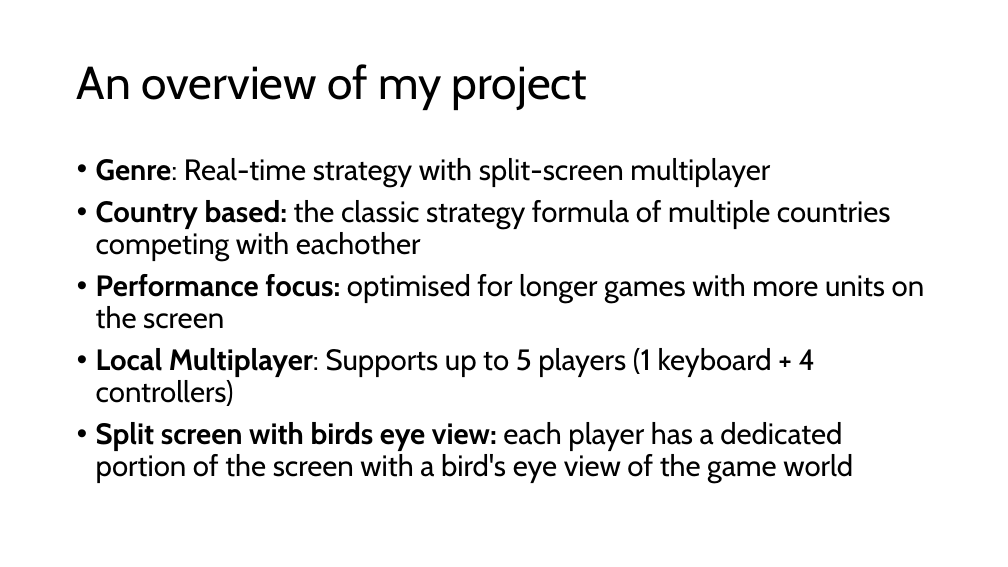
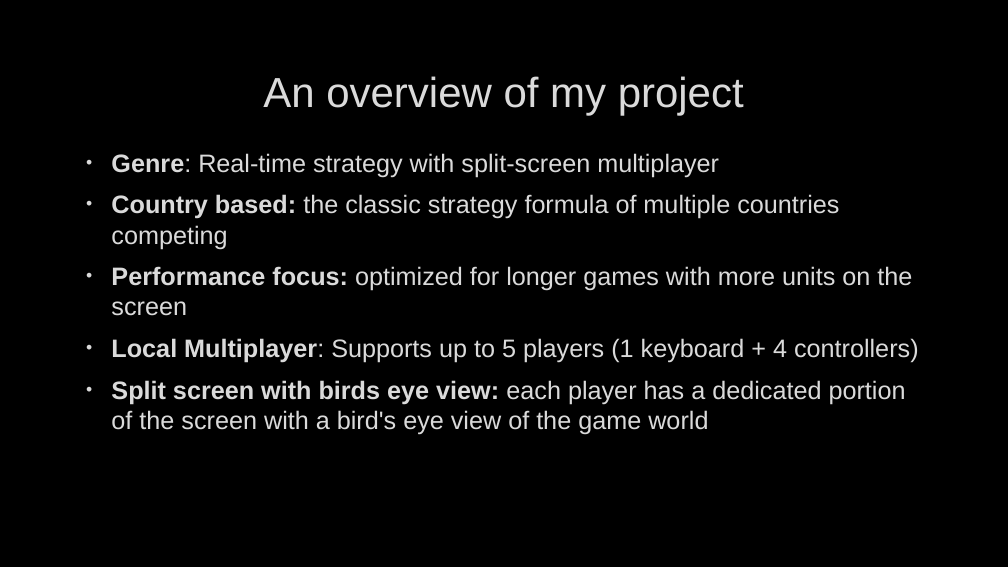
Before and after one commit to Henry-Frodsham/RTS-LCM-Game, a slide deck: slide 4 of documents/Henry Frodsham FYP.pptx (slide 3 before the commit). Drawn at 1008x567 pixels with LibreOffice and Linux fonts; fonts in the diff are those of the drawing; background and template pictures are left out. Boxes give left, top, right and bottom in pixels: in the first picture for what was removed or moved away, otherwise in the second. Text is boxed around its words. In the diff, an @@ line names an element or a change of style, - is before the commit and + after.

Commit message:
final pptx version, mouse sensitivity scaled with controller sensitivity

```diff
--- a/documents/Henry Frodsham FYP.pptx
+++ b/documents/Henry Frodsham FYP.pptx
@@ background #FFFFFF to picture (left out) @@
@@ title "An overview of my project" moved from (x1=77, y1=64, x2=587, y2=110) to (x1=263, y1=76, x2=744, y2=115) @@
@@ title "An overview of my project" at (x1=263, y1=76, x2=744, y2=115): size 44 to 40 pt, font Cabin to Arial, text colour #000000 to #DADADA, letter outline none to #404040 0.75 pt; alignment left to centre; line spacing 0.9 to 1 @@
@@ text "Genre: Real-time strategy with split-screen ..." moved from (x1=96, y1=158, x2=925, y2=483) to (x1=111, y1=153, x2=919, y2=434) @@
@@ text at (x1=111, y1=153, x2=919, y2=434): size 28 to 24 pt, font Cabin to Arial, text colour #000000 to #DADADA, letter outline none to #404040 0.75 pt in "Genre: Real-time strategy with split-screen multiplayer", "Local Multiplayer: Supports up to 5 players ...", "Split screen with birds eye view: each ..."; indent changed; line spacing 0.9 to 1 @@
@@ text at (x1=111, y1=194, x2=912, y2=316): text changed; size 28 to 24 pt; font Cabin to Arial; text colour #000000 to #DADADA @@
-• Country based: the classic strategy formula of multiple countries competing with eachother
-• Performance focus: optimised for longer games with more units on the screen
+• Country based: the classic strategy formula of multiple countries competing
+• Performance focus: optimized for longer games with more units on the screen
```
Also in this commit, not shown: 9 other slides changed, 4 slides added, 2 slides removed, 5 other files.
